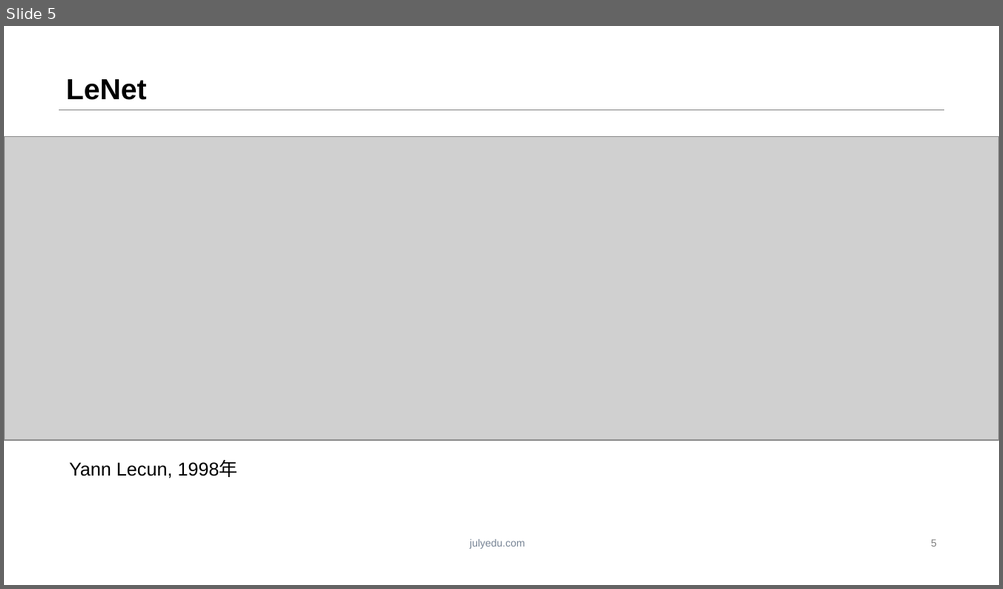
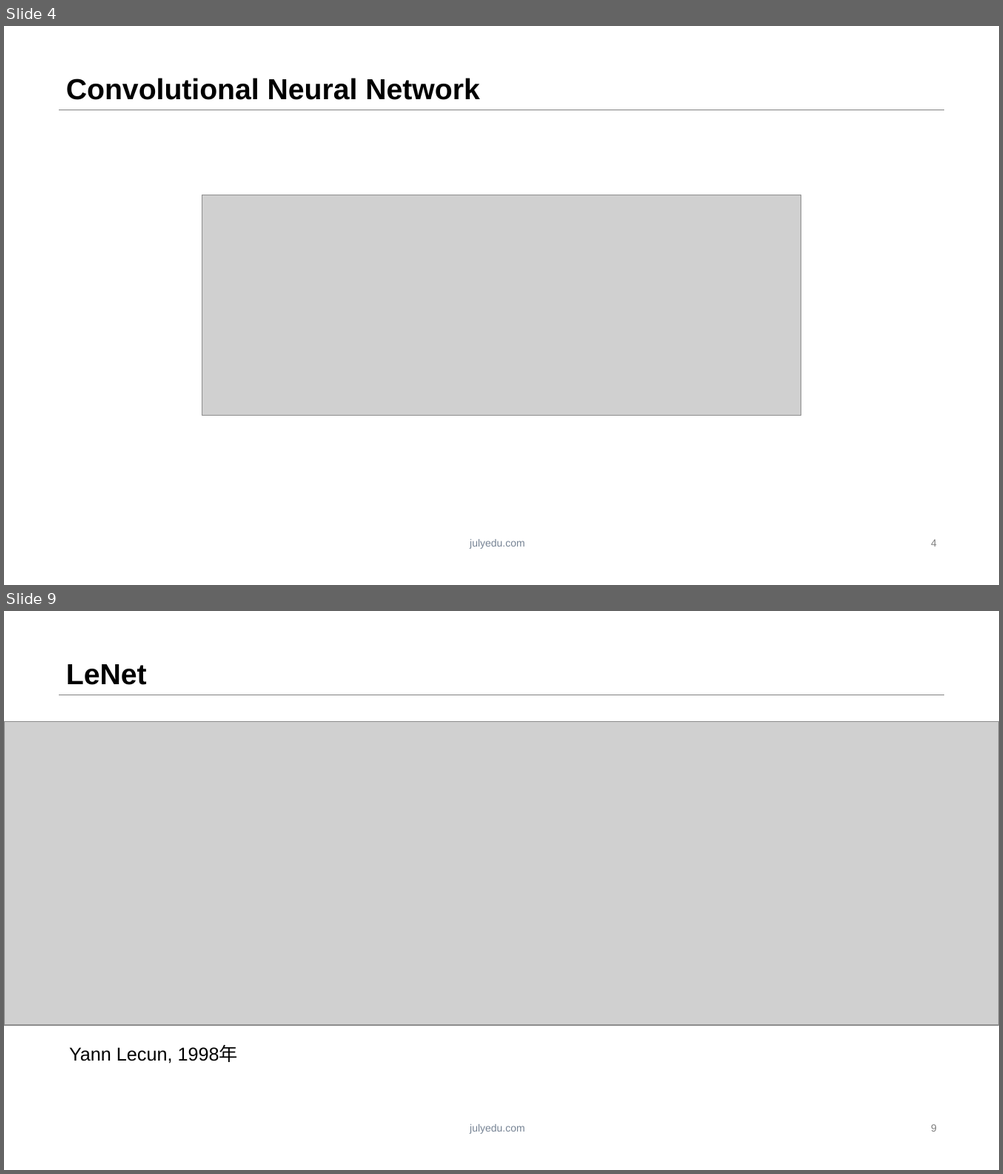
Before and after one commit to ZeweiChu/PyTorch-Course, a slide deck: 第四课.pptx. Shown one above the other, each under a label of ours: slide 5 before the commit, slides 4 and 9 after it; the slides between them are not shown. The pictures are 1003x589 and 1003x1174 pixels, drawn with LibreOffice and Linux fonts; fonts in the diff are those of the drawing; grey boxes stand for pictures; background and template pictures are left out. Boxes give left, top, right and bottom in pixels: in the first picture for what was removed or moved away, otherwise in the second. Text is boxed around its words. In the diff, an @@ line names an element or a change of style, - is before the commit and + after.

```diff
--- a/第四课.pptx
+++ b/第四课.pptx
@@ slide 4 added at [4,26,999,585], background #FFFFFF; not listed: 2 template elements that a slide beside it also shows @@
@@ title added at [66,78,479,100], 28 pt, text #000000, bold @@
+Convolutional Neural Network
@@ picture added at [202,195,801,415] @@
@@ page number added at [930,540,936,547], 10 pt, text #808080 @@
+4
@@ what was slide 5 is now slide 9 @@
@@ page number at [930,1125,936,1132]: text changed @@
-5
+9
```
Also in this commit, not shown: 4 slides changed, 3 other slides added, 3 slides removed, 4 other files.
